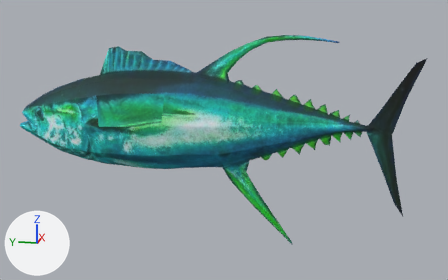
What one commit did to the glTF model public/models/fish/thunnus-albacares/thunnus-albacares.glb.
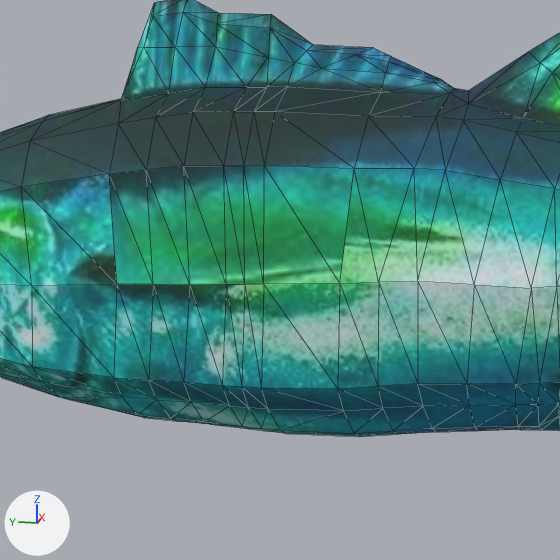
Each version is shown whole from a 50 mm lens placed at (-3.48, -0.86, 0.83), pointed at (0.02, -0.16, -0.05), then close up on the part from 15% to 50% of the width and 17% to 73% of the height. The lights are fixed; the arrows at lower left show +X, +Y and +Z. The first two pictures are the older version. The close-ups show mesh edges as thin lines. Vertices at exactly the same position are counted once.

Objects in the first close-up: 'thunnus_albacares'.
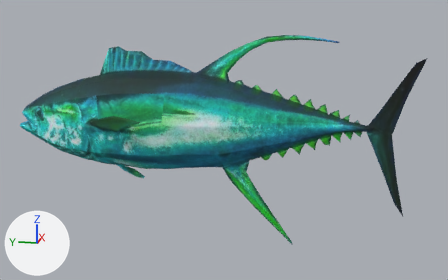
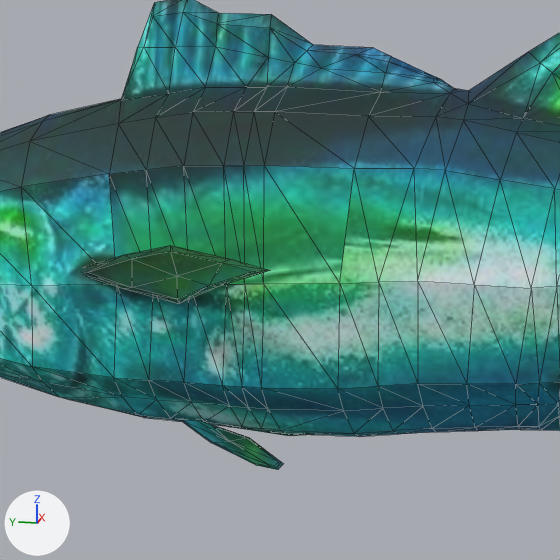
Changed parts and their boxes [x1, y1, x2, y2] in the close-ups (560 x 560 px):
'thunnus_albacares', reshaped
    before: [0, 0, 560, 437]
    after: [0, 0, 560, 470]
part 1 of me_thunnus_albacares, added (green)
    after: [83, 245, 270, 303]
part 2 of me_thunnus_albacares, added
    after: [180, 420, 283, 470]
part 3 of me_thunnus_albacares, added (mostly hidden)
    after: [233, 427, 309, 436]

Patch to the scene script:
```diff
--- a/public/models/fish/thunnus-albacares/thunnus-albacares.glb.py
+++ b/public/models/fish/thunnus-albacares/thunnus-albacares.glb.py
@@ me_thunnus_albacares @@
 # used by ob_thunnus_albacares; location = (0.0, 0.0, 0.0)
-me_thunnus_albacares.from_pydata(...)  # 836 vertices, 1668 faces; spans x -0.18..0.18, y -1.28..1.12, z -0.67..0.57
+me_thunnus_albacares.from_pydata(...)  # 940 vertices, 1860 faces; spans x -0.29..0.29, y -1.28..1.12, z -0.67..0.57
+# me_thunnus_albacares part 1: a new loose piece of 26 vertices spanning x -0.29..-0.17, y 0.24..0.62, z 0.03..0.12, in mat_4571c9daaf2541abef28809ca59250b4 (picture img_4571c9daaf2541abef28809ca59250b4)
+# me_thunnus_albacares part 2: a new loose piece of 26 vertices spanning x -0.11..-0.02, y 0.29..0.51, z -0.28..-0.21, in mat_4571c9daaf2541abef28809ca59250b4 (picture img_4571c9daaf2541abef28809ca59250b4)
+# me_thunnus_albacares part 3: a new loose piece of 26 vertices spanning x 0.02..0.11, y 0.29..0.51, z -0.28..-0.21, in mat_4571c9daaf2541abef28809ca59250b4 (picture img_4571c9daaf2541abef28809ca59250b4)
+# other edits to the shape of me_thunnus_albacares do not show in these pictures
 me_thunnus_albacares.materials.append(mat_4571c9daaf2541abef28809ca59250b4)
```
